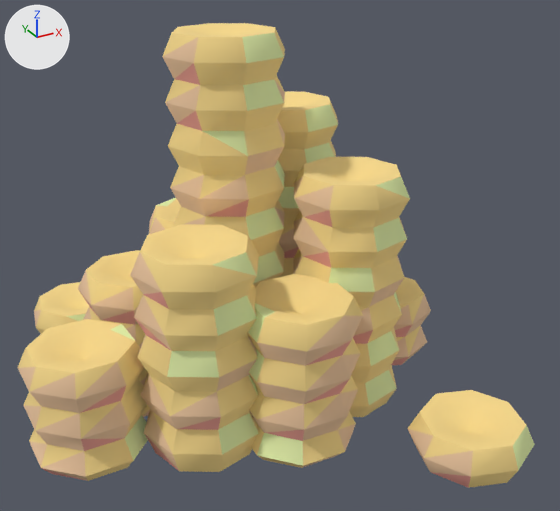
An edit to the glTF model example_game/world/props/coins-large.prop/model.glb, drawn before and after from the same camera.
The view is the same before and after, from a 50 mm lens placed at (-0.682, -1.406, 0.994), pointed at (0.057, -0.063, 0.322). The axes (+X, +Y, +Z) are drawn at upper left. The lights are the same throughout. The picture after the commit comes second. Vertices at exactly the same position are counted once.

Names of what the first picture shows: 'model'.
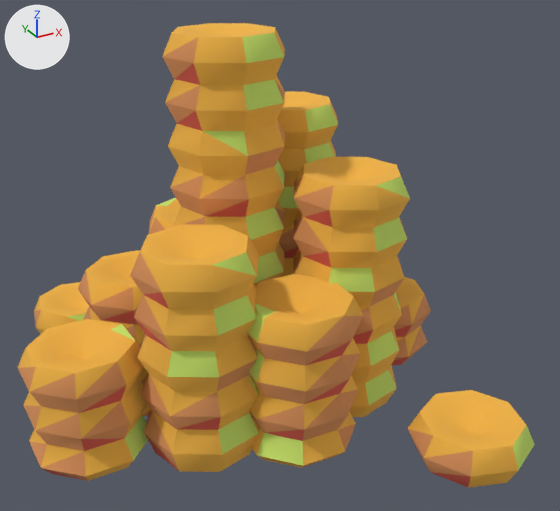
Edits to the scene script, one JSON object a line:
```json
{"block": "me_model", "where": "me_model.from_pydata(...)  # 948 vertices, 1776 faces; spans x -0.503..0.503, y -0.581..0.581, z -0.02..0.79"}
{"block": "me_model", "where": "# used by ob_model"}
{"block": "me_model", "change": "me_model part 1: 891 faces centred in x -0.489..0.468, y -0.563..0.556, z -0.012..0.79 are repainted in the vertex colours; the middle colour goes from yellow #f9db8d to orange #f2b545"}
{"block": "me_model", "change": "me_model part 2: 885 faces centred in x -0.496..0.485, y -0.555..0.568, z -0.012..0.775 are repainted in the vertex colours; the middle colour goes from beige #edc7a0 to orange #d9915a"}
```

Where the change shows, as pixel boxes [x1, y1, x2, y2] in the pictures (560 x 511 px):
```json
{"part": 1, "of": "me_model", "change": "recoloured", "before": [18, 23, 526, 488], "after": [18, 23, 526, 488], "on screen": "yellow to orange"}
{"part": 2, "of": "me_model", "change": "recoloured", "before": [18, 33, 535, 487], "after": [18, 33, 535, 487], "on screen": "darker"}
```
